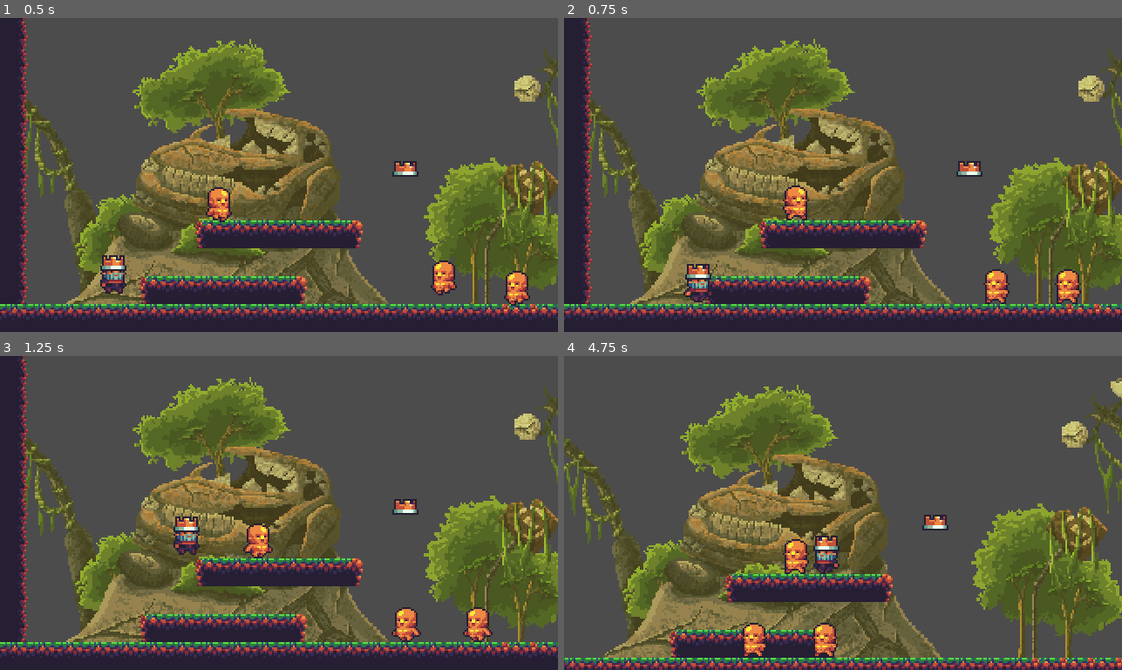
Above: before the commit, frames 1-4 (two rows, left to right).
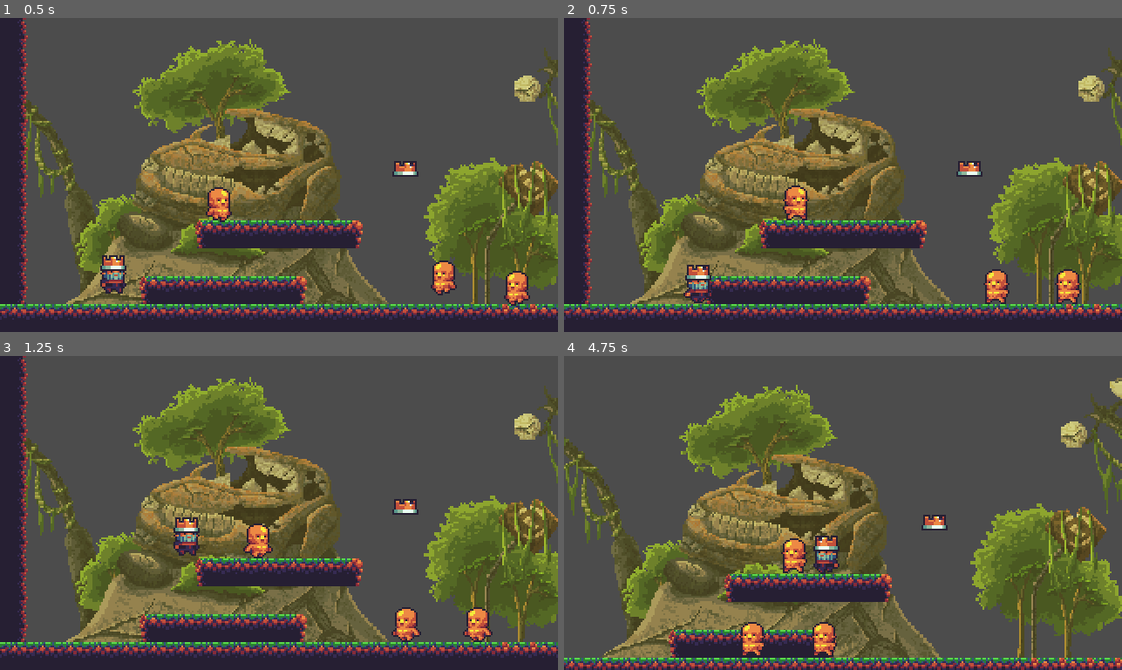
Above: after the commit, the same moments.

Repository: lucaslrt/GodotPlatformTemplate
Game: Godot game, scene res://Nodes/Scenes/Stage1.tscn
Same seed, same stepped clock (60 frames per second), same inputs: the game is played once before the commit and once after it. The engine's default icon, where the game draws it, is replaced by a stand-in: a white triangle on a blue panel in a dark square.
Inputs:
- Up to frame 1 (0.5 s): no input
- Up to frame 2 (0.75 s): hold Right (ui_right) from 0.53 s (still down)
- Up to frame 3 (1.25 s): keep holding Right (ui_right); tap Up (ui_up) at 0.77 s
- Up to frame 4 (4.75 s): tap Up (ui_up) at 1.52, 3.02, 3.77, 4.52 s; release Right (ui_right) at 2.03 s; hold Left (ui_left) 2.03-2.78 s; hold Right (ui_right) 2.78-4.28 s; hold Left (ui_left) from 4.28 s (still down)

Frame 1 is identical in both runs. In frame 2, 0.2% of the frame differs, in the area x 21-27%, y 78-91%; in frame 3, 0.2%; in frame 4, 7.5%, in the area x 0-100%, y 6-100%.

Commit message:
Fixing moving platforms.

Diff:
--- a/Nodes/Prefabs/Enemy.tscn
+++ b/Nodes/Prefabs/Enemy.tscn
@@ -26,6 +26,7 @@
 [node name="Enemy" type="KinematicBody2D"]
 collision_layer = 2
 collision_mask = 45
+collision/safe_margin = 0.3
 script = ExtResource( 1 )
 __meta__ = {
 "_edit_group_": true
--- /dev/null
+++ b/Nodes/Prefabs/MovingPlatform.tscn
@@ -0,0 +1,50 @@
+[gd_scene load_steps=4 format=2]
+
+[ext_resource path="res://Nodes/Prefabs/PlatformPaths/VerticalPath.tres" type="Curve2D" id=1]
+
+[sub_resource type="RectangleShape2D" id=1]
+extents = Vector2( 40.2955, 5.49566 )
+
+[sub_resource type="Animation" id=2]
+resource_name = "PingPong"
+length = 2.0
+loop = true
+tracks/0/type = "value"
+tracks/0/path = NodePath("Path2D/PathFollow2D:unit_offset")
+tracks/0/interp = 1
+tracks/0/loop_wrap = true
+tracks/0/imported = false
+tracks/0/enabled = true
+tracks/0/keys = {
+"times": PoolRealArray( 0, 1 ),
+"transitions": PoolRealArray( 1, 1 ),
+"update": 0,
+"values": [ 0.0, 0.99 ]
+}
+
+[node name="MovingPlatform" type="Node2D"]
+
+[node name="KinematicBody2D" type="KinematicBody2D" parent="."]
+position = Vector2( -0.391418, -0.818703 )
+collision_layer = 32
+collision/safe_margin = 0.3
+motion/sync_to_physics = true
+
+[node name="CollisionShape2D" type="CollisionShape2D" parent="KinematicBody2D"]
+shape = SubResource( 1 )
+one_way_collision = true
+
+[node name="Path2D" type="Path2D" parent="."]
+curve = ExtResource( 1 )
+
+[node name="PathFollow2D" type="PathFollow2D" parent="Path2D"]
+position = Vector2( -0.391418, -0.818703 )
+rotate = false
+
+[node name="RemoteTransform2D" type="RemoteTransform2D" parent="Path2D/PathFollow2D"]
+remote_path = NodePath("../../../KinematicBody2D")
+
+[node name="AnimationPlayer" type="AnimationPlayer" parent="."]
+autoplay = "PingPong"
+playback_process_mode = 0
+anims/PingPong = SubResource( 2 )
--- /dev/null
+++ b/Nodes/Prefabs/OneWayCollisionAdapter.gd
@@ -0,0 +1,22 @@
+extends Node2D
+
+onready var mainPhysicObject = get_parent()
+# Declare member variables here. Examples:
+# var a = 2
+# var b = "text"
+func setOneWayCollision(one_way, physics_object):
+	if one_way:
+		mainPhysicObject.add_collision_exception_with(physics_object)
+	else:
+		yield(get_tree().create_timer(.2,true), "timeout")
+		mainPhysicObject.remove_collision_exception_with(physics_object)
+	pass
+
+# Called when the node enters the scene tree for the first time.
+func _ready():
+	pass # Replace with function body.
+
+
+# Called every frame. 'delta' is the elapsed time since the previous frame.
+#func _process(delta):
+#	pass
--- /dev/null
+++ b/Nodes/Prefabs/PlatformPaths/VerticalPath.tres
@@ -0,0 +1,6 @@
+[gd_resource type="Curve2D" format=2]
+
+[resource]
+_data = {
+"points": PoolVector2Array( 0, 0, 0, 0, -0.391418, -0.818703, 0, 0, 0, 0, -0.391418, -2.86208, 0, 0, 0, 0, -0.0508118, -105.371 )
+}
--- a/Nodes/Prefabs/Player.tscn
+++ b/Nodes/Prefabs/Player.tscn
@@ -20,15 +20,20 @@
 "name": "idle",
 "speed": 0.0
 }, {
+"frames": [ ExtResource( 6 ) ],
+"loop": true,
+"name": "attack",
+"speed": 5.0
+}, {
 "frames": [ ExtResource( 4 ), ExtResource( 5 ) ],
 "loop": true,
 "name": "dead",
 "speed": 20.0
 }, {
-"frames": [ ExtResource( 6 ) ],
-"loop": true,
-"name": "attack",
-"speed": 5.0
+"frames": [ ExtResource( 12 ) ],
+"loop": false,
+"name": "jump",
+"speed": 0.0
 }, {
 "frames": [ ExtResource( 7 ) ],
 "loop": false,
@@ -39,22 +44,16 @@
 "loop": true,
 "name": "run",
 "speed": 12.0
-}, {
-"frames": [ ExtResource( 12 ) ],
-"loop": false,
-"name": "jump",
-"speed": 0.0
 } ]
 
-[sub_resource type="RectangleShape2D" id=2]
-extents = Vector2( 5, 7 )
-
-[sub_resource type="CircleShape2D" id=3]
-radius = 5.0
+[sub_resource type="CapsuleShape2D" id=2]
+radius = 4.91084
+height = 8.04986
 
 [node name="Player" type="KinematicBody2D"]
 z_index = 1
-collision_mask = 22
+collision_mask = 54
+collision/safe_margin = 0.3
 script = ExtResource( 1 )
 __meta__ = {
 "_edit_group_": true
@@ -66,14 +65,8 @@
 animation = "idle"
 
 [node name="CollisionShape2D" type="CollisionShape2D" parent="."]
-visible = false
-position = Vector2( 0, 3 )
+position = Vector2( 0.628212, 6.50005 )
 shape = SubResource( 2 )
-
-[node name="CollisionShape2D2" type="CollisionShape2D" parent="."]
-visible = false
-position = Vector2( 0, 11 )
-shape = SubResource( 3 )
 
 [node name="Position2D" type="Position2D" parent="."]
 position = Vector2( 12, 6 )
--- a/Nodes/Scenes/Stage1.tscn
+++ b/Nodes/Scenes/Stage1.tscn
@@ -9,12 +9,13 @@
 [ext_resource path="res://Nodes/Prefabs/ChangeStage.tscn" type="PackedScene" id=7]
 [ext_resource path="res://Nodes/Scenes/PauseMenu.tscn" type="PackedScene" id=8]
 [ext_resource path="res://Nodes/Prefabs/DeathCollider.tscn" type="PackedScene" id=9]
+[ext_resource path="res://Nodes/Prefabs/MovingPlatform.tscn" type="PackedScene" id=10]
 
 [node name="Stage1" type="Node2D"]
 
-[node name="Tilemaps" type="Node2D" parent="."]
+[node name="Environment" type="Node2D" parent="."]
 
-[node name="Ground" type="TileMap" parent="Tilemaps"]
+[node name="Ground" type="TileMap" parent="Environment"]
 tile_set = ExtResource( 1 )
 cell_size = Vector2( 16, 16 )
 collision_layer = 4
@@ -22,7 +23,7 @@
 format = 1
 tile_data = PoolIntArray( -65536, 11, 0, 0, 11, 0, 51, 9, 0, 65536, 11, 0, 65587, 9, 0, 131072, 11, 0, 131123, 9, 0, 19 …(887 unchanged characters)…
 
-[node name="Platform" type="TileMap" parent="Tilemaps"]
+[node name="Platform" type="TileMap" parent="Environment"]
 tile_set = ExtResource( 1 )
 cell_size = Vector2( 16, 16 )
 collision_layer = 32
@@ -32,7 +33,6 @@
 
 [node name="Player" parent="." instance=ExtResource( 2 )]
 position = Vector2( 64.478, 61.3432 )
-collision_mask = 54
 
 [node name="Enemies" type="Node2D" parent="."]
 
@@ -87,4 +87,12 @@
 
 [node name="Enemy" parent="." instance=ExtResource( 3 )]
 position = Vector2( 596, 13 )
+
+[node name="MovingPlatform" parent="." instance=ExtResource( 10 )]
+position = Vector2( 431.731, 152.724 )
+
+[node name="KinematicBody2D" parent="MovingPlatform" index="0"]
+position = Vector2( -0.391418, -0.81871 )
 [connection signal="tween_completed" from="ScreenShake/Tween" to="ScreenShake" method="_on_Tween_tween_completed"]
+
+[editable path="MovingPlatform"]
--- a/Nodes/Scripts/Player.gd
+++ b/Nodes/Scripts/Player.gd
@@ -9,19 +9,24 @@
 const FIREBALL = preload("res://Nodes/Prefabs/Fireball.tscn")
 
 var velocity = Vector2()
+var snap_normal = Vector2.DOWN setget set_snap_normal
 var on_ground = false
 var is_attacking = false
 var is_dead = false
 var fireball_power = 1
 var jump_count = 0
 
+func set_snap_normal(new_snap_normal):
+	snap_normal = new_snap_normal
+	pass
+
 func _ready() -> void:
 	adjust_camera_limits()
 	pass
 
 func adjust_camera_limits() -> void:
-	var tilemap_rect = get_parent().get_node("Tilemaps/Ground").get_used_rect()
-	var tilemap_cell_size = get_parent().get_node("Tilemaps/Ground").cell_size
+	var tilemap_rect = get_parent().get_node("Environment/Ground").get_used_rect()
+	var tilemap_cell_size = get_parent().get_node("Environment/Ground").cell_size
 	$Camera2D.limit_left = tilemap_rect.position.x * tilemap_cell_size.x
 	$Camera2D.limit_right = tilemap_rect.end.x * tilemap_cell_size.x
 	$Camera2D.limit_top = tilemap_rect.position.y * tilemap_cell_size.y
@@ -78,7 +83,7 @@
 
 		velocity.y += GRAVITY
 
-		velocity = move_and_slide(velocity, FLOOR)
+		velocity = move_and_slide_with_snap(velocity, snap_normal * 2, FLOOR)
 
 		if is_on_floor():
 			if !on_ground:
@@ -107,7 +112,7 @@
 	velocity = Vector2(0,0)
 	$AnimatedSprite.play("dead")
 	$CollisionShape2D.set_deferred("disabled", true)
-	$CollisionShape2D2.set_deferred("disabled", true)
+	#$CollisionShape2D2.set_deferred("disabled", true)
 	$Timer.start()
 
 func _on_AnimatedSprite_animation_finished() -> void:
Not shown: 1 places in Nodes/Prefabs/Player.tscn that only renumber resources
Not shown: 1 places in Nodes/Scenes/Stage1.tscn that only renumber resources
